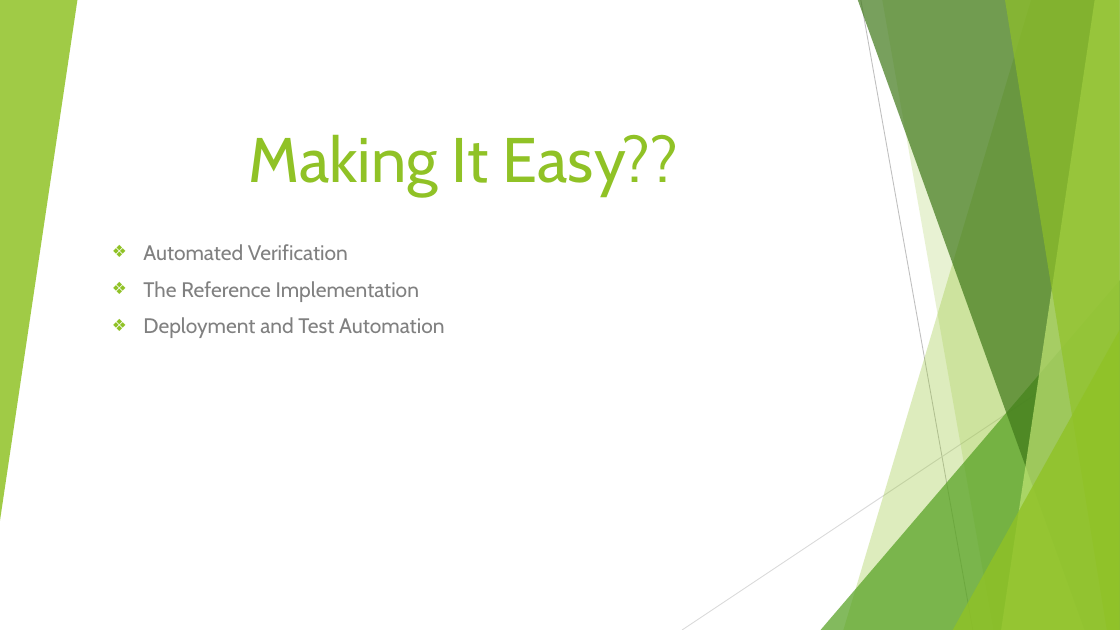
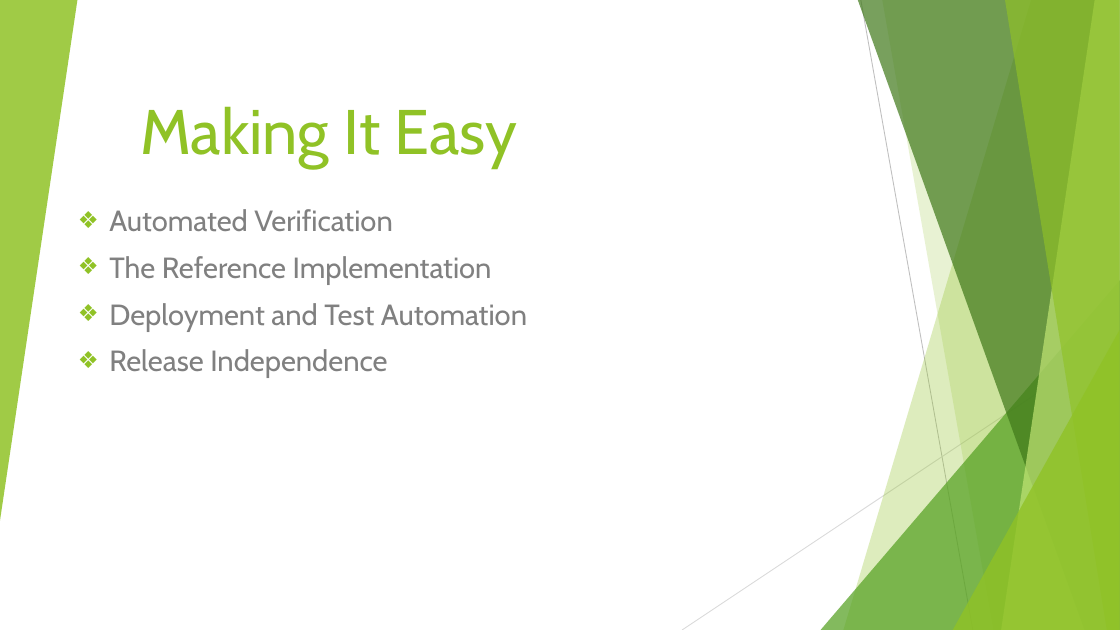
Before and after one commit to BMTechno/Advanced-Software-Engineering-LAB, a slide deck: slide 7 of ase ppt JOURNAL12.pptx. Drawn at 1120x630 pixels with LibreOffice and Linux fonts; fonts in the diff are those of the drawing. Boxes give left, top, right and bottom in pixels: in the first picture for what was removed or moved away, otherwise in the second. Text is boxed around its words. In the diff, an @@ line names an element or a change of style, - is before the commit and + after.

Commit message:
UPDATE

```diff
--- a/ase ppt JOURNAL12.pptx
+++ b/ase ppt JOURNAL12.pptx
@@ title at (x1=140, y1=106, x2=517, y2=169): text changed @@
-Making It Easy??
+Making It Easy
@@ subtitle "Automated Verification" moved from (x1=143, y1=244, x2=444, y2=338) to (x1=109, y1=209, x2=527, y2=378) @@
@@ subtitle at (x1=109, y1=209, x2=527, y2=331): size 18 to 25 pt in "Automated Verification", "The Reference Implementation", "Deployment and Test Automation" @@
@@ subtitle at (x1=109, y1=349, x2=387, y2=378): paragraph added @@
+❖ Release Independence
```
Also in this commit, not shown: 3 other slides changed, 12 slides added, 1 slide removed.
